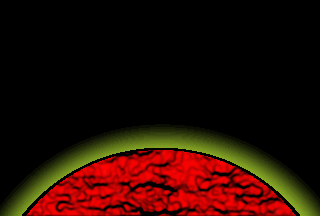
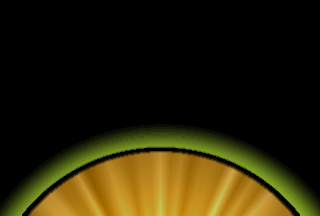
Before/after of a 320 x 216 layered artwork. What changed in the layer stack:
renamed "sphere copy" to "border", painted on it over [22, 146, 300, 216]
renamed "sphere" to "supernova", painted on it over [22, 148, 300, 216]
